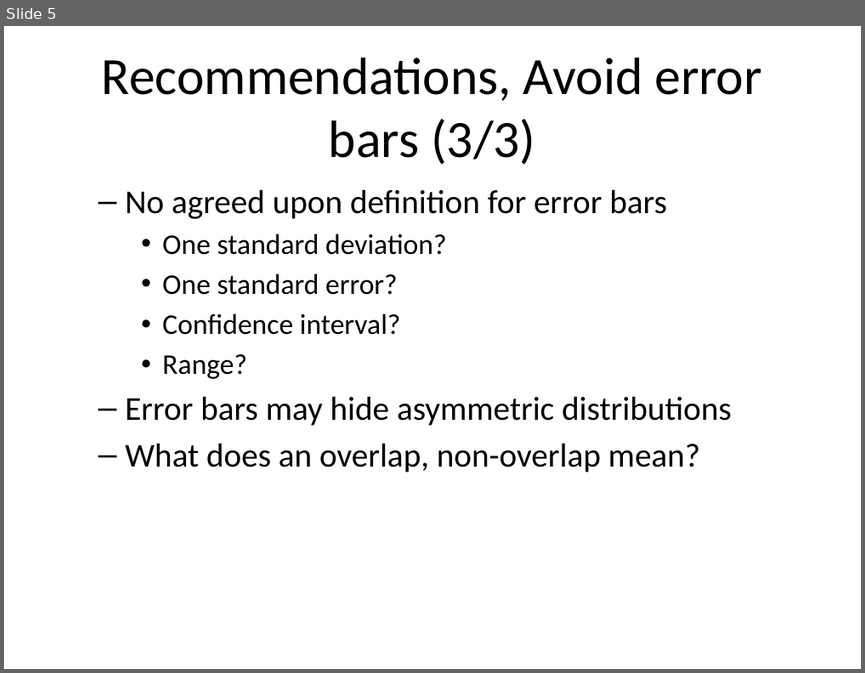
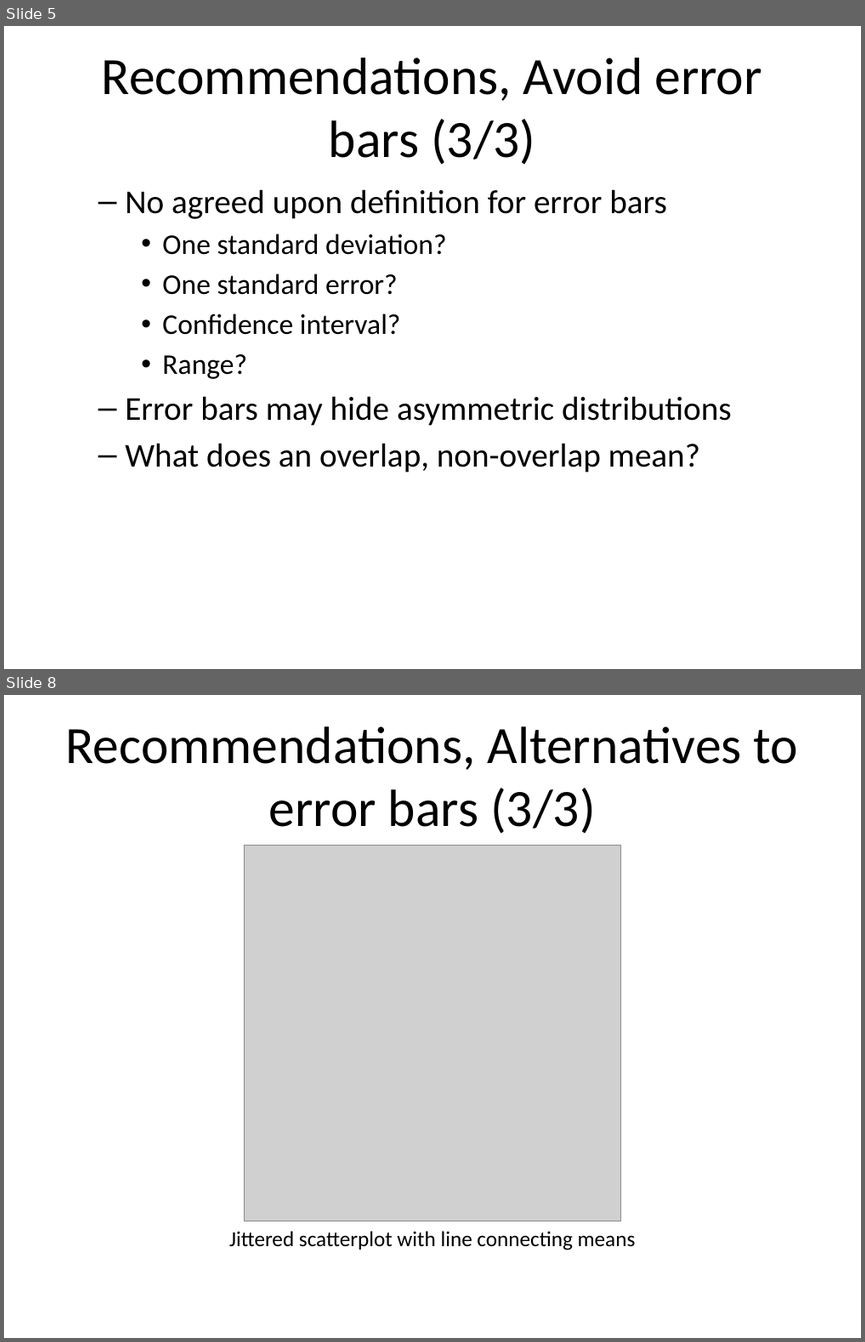
Before and after one commit to pmean/data-visualization, a slide deck: data-viz-03/component/recommendations-linegraphs.pptx. Shown one above the other, each under a label of ours: slide 5 before the commit, slides 5 and 8 after it; the slides between them are not shown. The pictures are 865x673 and 865x1342 pixels, drawn with LibreOffice and Linux fonts; fonts in the diff are those of the drawing; grey boxes stand for pictures. Boxes give left, top, right and bottom in pixels: in the first picture for what was removed or moved away, otherwise in the second. Text is boxed around its words. In the diff, an @@ line names an element or a change of style, - is before the commit and + after.

```diff
--- a/data-viz-03/component/recommendations-linegraphs.pptx
+++ b/data-viz-03/component/recommendations-linegraphs.pptx
@@ slide 8 added at <box>4,695,861,1338</box>, background #FFFFFF @@
@@ title added at <box>66,726,799,834</box>, 44 pt, text #000000 @@
+Recommendations, Alternatives to error bars (3/3)
@@ picture added at <box>245,845,621,1221</box> @@
@@ text added at <box>229,1231,636,1250</box>, 18 pt, text #000000 @@
+Jittered scatterplot with line connecting means
```
Also in this commit, not shown: 1 slide changed, 13 other slides added, 1 slide removed, 34 other files.
